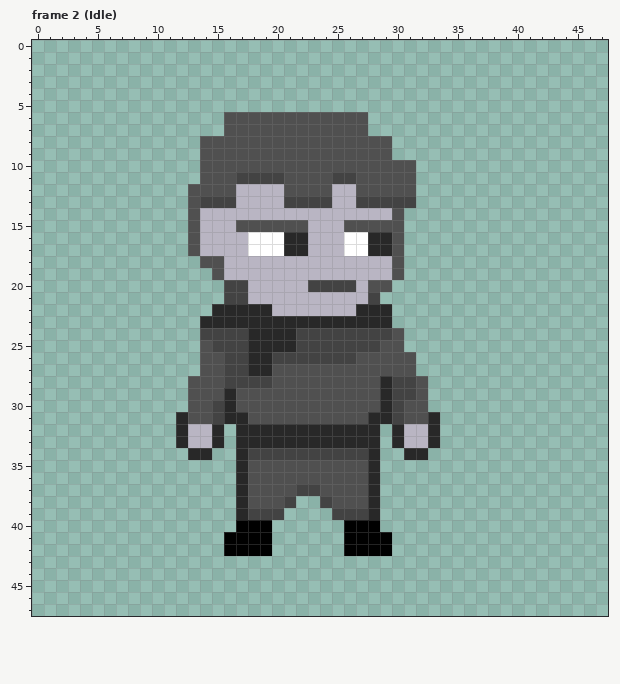
Edited in one commit: pixel-art file (Pixel Art/Teen.aseprite). The first picture shows the starting point.
48x48 pixels, 21 frames. Shown: frame 2 (Idle). The commit also changed other frames, which this record leaves out.
Once edited:
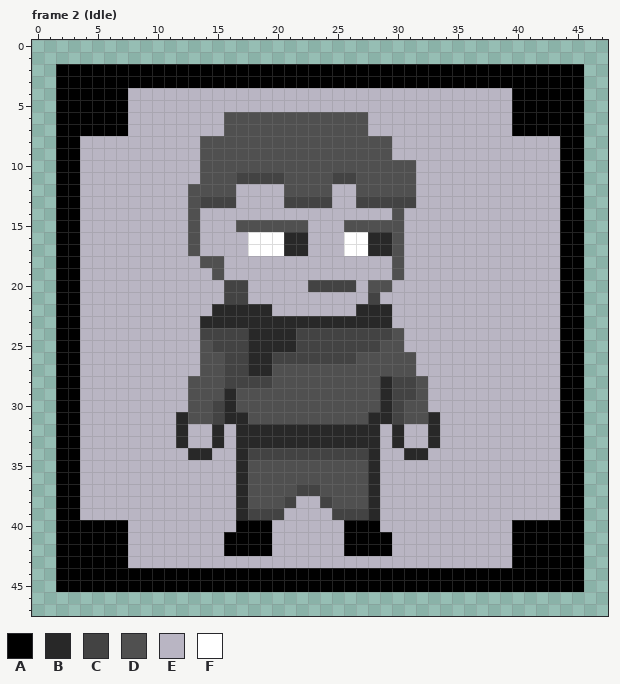
Palette (. is transparent): A #000000  B #282828  C #434343  D #505050  E #b9b5c3  F #ffffff
The commit says: Added lifting animation to Teen.
Change:
layer "Background" now shown
Frame 2 (Idle), layer "Background":
y 2..3: x 2..45 ............................................ -> AAAAAAAAAAAAAAAAAAAAAAAAAAAAAAAAAAAAAAAAAAAA
y 4..5: x 2..45 ............................................ -> AAAAAAEEEEEEEEEEEEEEEEEEEEEEEEEEEEEEEEAAAAAA
y 6..7: x 2..15 .............. -> AAAAAAEEEEEEEE; x 28..45 .................. -> EEEEEEEEEEEEAAAAAA
y 8..9: x 2..13 ............ -> AAEEEEEEEEEE; x 30..45 ................ -> EEEEEEEEEEEEEEAA
y 10..11: x 2..13 ............ -> AAEEEEEEEEEE; x 32..45 .............. -> EEEEEEEEEEEEAA
y 12..13: x 2..12 ........... -> AAEEEEEEEEE; x 32..45 .............. -> EEEEEEEEEEEEAA
y 14..17: x 2..12 ........... -> AAEEEEEEEEE; x 31..45 ............... -> EEEEEEEEEEEEEAA
y 18: x 2..13 ............ -> AAEEEEEEEEEE; x 31..45 ............... -> EEEEEEEEEEEEEAA
y 19: x 2..14 ............. -> AAEEEEEEEEEEE; x 31..45 ............... -> EEEEEEEEEEEEEAA
y 20: x 2..15 .............. -> AAEEEEEEEEEEEE; x 30..45 ................ -> EEEEEEEEEEEEEEAA
y 21: x 2..15 .............. -> AAEEEEEEEEEEEE; x 29..45 ................. -> EEEEEEEEEEEEEEEAA
y 22: x 2..14 ............. -> AAEEEEEEEEEEE; x 30..45 ................ -> EEEEEEEEEEEEEEAA
y 23: x 2..13 ............ -> AAEEEEEEEEEE; x 30..45 ................ -> EEEEEEEEEEEEEEAA
y 24..25: x 2..13 ............ -> AAEEEEEEEEEE; x 31..45 ............... -> EEEEEEEEEEEEEAA
y 26..27: x 2..13 ............ -> AAEEEEEEEEEE; x 32..45 .............. -> EEEEEEEEEEEEAA
y 28..30: x 2..12 ........... -> AAEEEEEEEEE; x 33..45 ............. -> EEEEEEEEEEEAA
y 31: x 2..11 .......... -> AAEEEEEEEE; x 34..45 ............ -> EEEEEEEEEEAA
y 32..33: x 2..11 .......... -> AAEEEEEEEE; x 16 . -> E; x 29 . -> E; x 34..45 ............ -> EEEEEEEEEEAA
y 34: x 2..12 ........... -> AAEEEEEEEEE; x 15..16 .. -> EE; x 29..30 .. -> EE; x 33..45 ............. -> EEEEEEEEEEEAA
y 35..37: x 2..16 ............... -> AAEEEEEEEEEEEEE; x 29..45 ................. -> EEEEEEEEEEEEEEEAA
y 38: x 2..16 ............... -> AAEEEEEEEEEEEEE; x 22..23 .. -> EE; x 29..45 ................. -> EEEEEEEEEEEEEEEAA
y 39: x 2..16 ............... -> AAEEEEEEEEEEEEE; x 21..24 .... -> EEEE; x 29..45 ................. -> EEEEEEEEEEEEEEEAA
y 40: x 2..16 ............... -> AAAAAAEEEEEEEEE; x 20..25 ...... -> EEEEEE; x 29..45 ................. -> EEEEEEEEEEEAAAAAA
y 41..42: x 2..15 .............. -> AAAAAAEEEEEEEE; x 20..25 ...... -> EEEEEE; x 30..45 ................ -> EEEEEEEEEEAAAAAA
y 43: x 2..45 ............................................ -> AAAAAAEEEEEEEEEEEEEEEEEEEEEEEEEEEEEEEEAAAAAA
y 44..45: x 2..45 ............................................ -> AAAAAAAAAAAAAAAAAAAAAAAAAAAAAAAAAAAAAAAAAAAA
Where, in picture pixels (left, top, right, bottom), the same in both pictures:
added: (56, 64, 584, 592)
